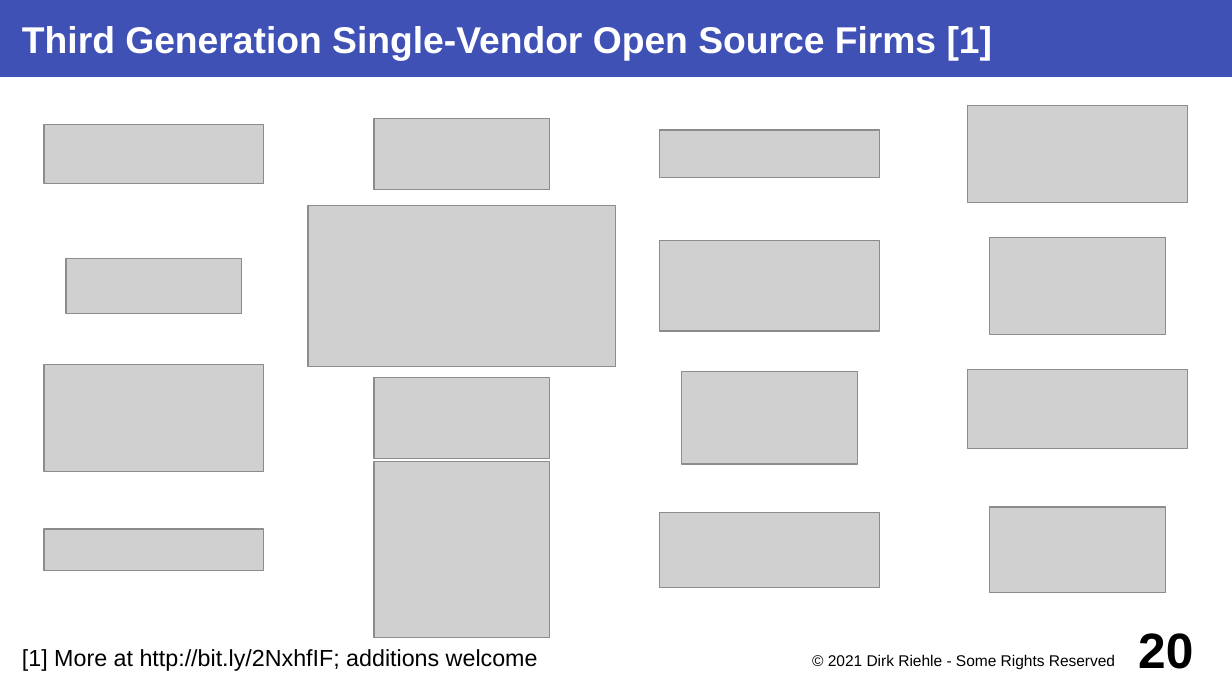
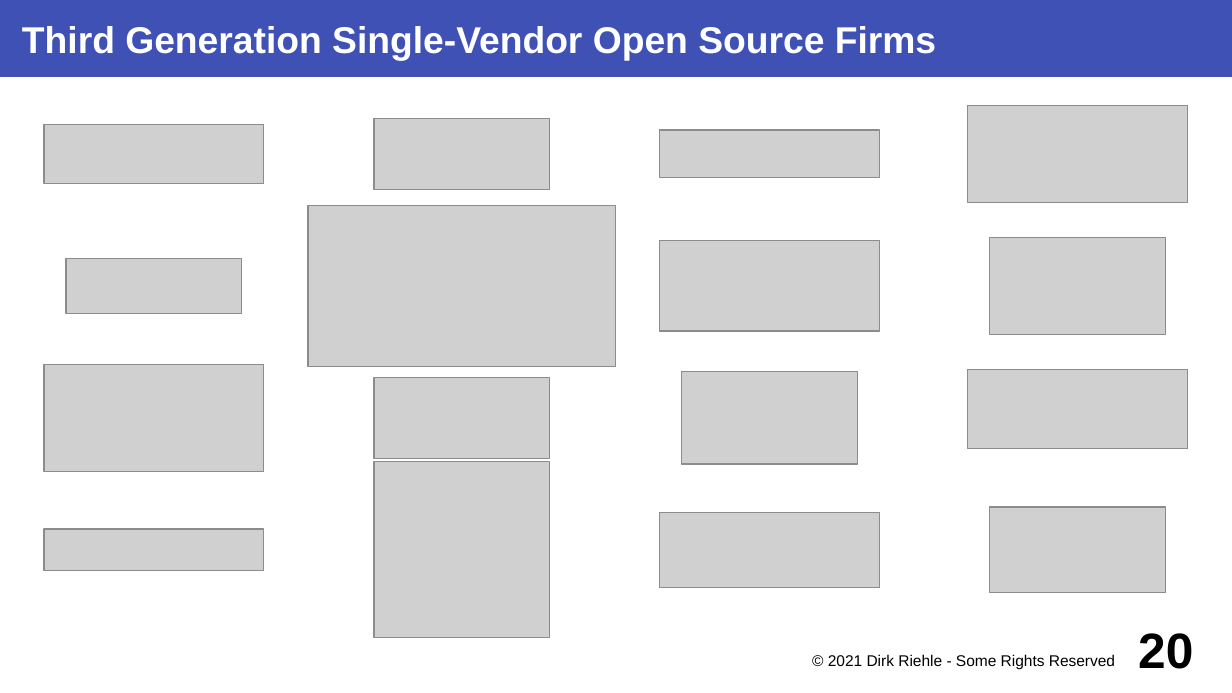
Before and after one commit to dirkriehle/coss-course, a slide deck: slide 20 of Lecture slides/COSS C03 - Commercial Open Source.odp. Drawn at 1232x693 pixels with LibreOffice and Linux fonts; fonts in the diff are those of the drawing; grey boxes stand for pictures. Boxes give left, top, right and bottom in pixels: in the first picture for what was removed or moved away, otherwise in the second. Text is boxed around its words. In the diff, an @@ line names an element or a change of style, - is before the commit and + after.

```diff
--- a/Lecture slides/COSS C03 - Commercial Open Source.odp
+++ b/Lecture slides/COSS C03 - Commercial Open Source.odp
@@ title at bbox=[22, 26, 936, 61]: text changed @@
-Third Generation Single-Vendor Open Source Firms [1]
+Third Generation Single-Vendor Open Source Firms
@@ text removed at bbox=[22, 649, 538, 671] @@
-[1] More at http://bit.ly/2NxhfIF; additions welcome
```
Also in this commit, not shown: 13 other slides changed, 7 other files.
